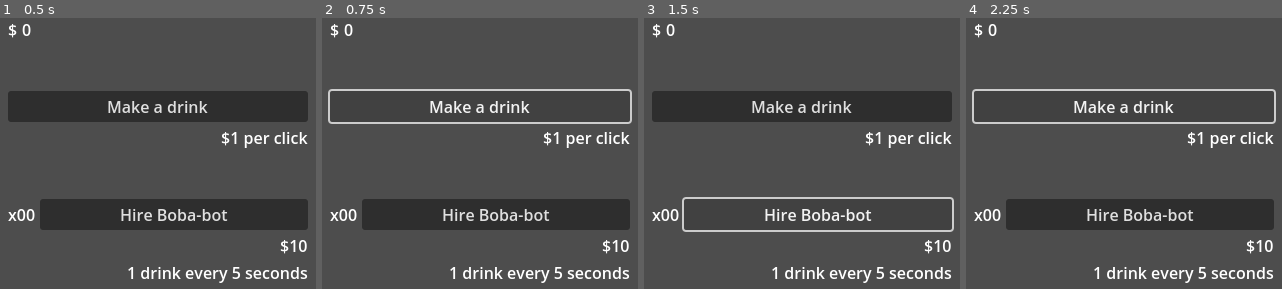
Above: before the commit, frames 1-4 (left to right).
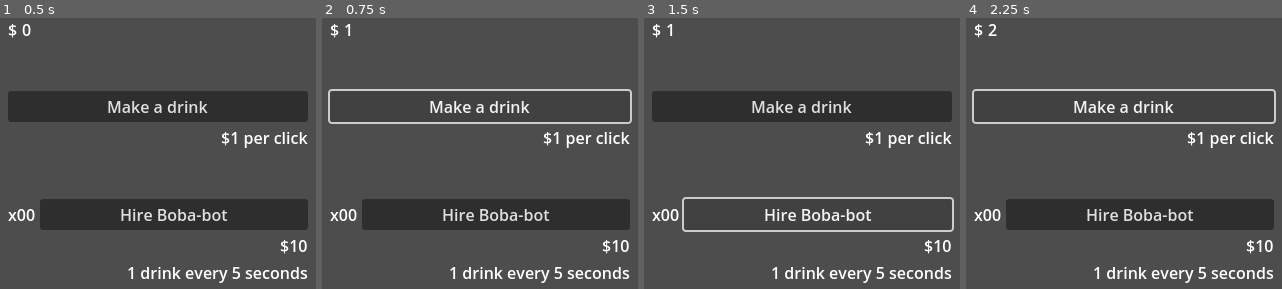
Above: after the commit, the same moments.

Repository: prutmongkol/simple-clicker
Game: Godot game, scene res://main.tscn
The game is run twice, just before and just after one commit, with the same random seed, the same clock (stepped at 60 frames per second) and the same inputs. The project has no main scene, so this scene is started directly.
Inputs:
- Up to frame 1 (0.5 s): no input
- Up to frame 2 (0.75 s): click "Make a drink" at 0.5 s
- Up to frame 3 (1.5 s): click "Hire Boba-bot" at 1.25 s
- Up to frame 4 (2.25 s): click "Make a drink" at 2 s

Frame 1 is identical in both runs. In frame 2, less than 0.1% of the frame differs, in the area x 6-10%, y 2-7%; in frame 3, less than 0.1%; in frame 4, less than 0.1%.

Commit message:
add making boba on click

Diff:
--- /dev/null
+++ b/main.gd
@@ -0,0 +1,19 @@
+extends Control
+
+@onready var money_label: Label = %MoneyLabel
+@onready var make_a_drink_button: Button = %MakeADrinkButton
+
+@export var money = 0
+
+# Called when the node enters the scene tree for the first time.
+func _ready() -> void:
+	pass # Replace with function body.
+
+
+# Called every frame. 'delta' is the elapsed time since the previous frame.
+func _process(delta: float) -> void:
+	money_label.text = str(money)
+
+
+func _on_make_a_drink_button_button_up() -> void:
+	money += 1
--- a/main.tscn
+++ b/main.tscn
@@ -1,8 +1,11 @@
-[gd_scene format=3 uid="uid://chubhswcrpxef"]
+[gd_scene load_steps=2 format=3 uid="uid://chubhswcrpxef"]
+
+[ext_resource type="Script" path="res://main.gd" id="1_1lbpy"]
 
 [node name="main" type="Control"]
 layout_mode = 3
 anchors_preset = 0
+script = ExtResource("1_1lbpy")
 
 [node name="VBoxContainer" type="VBoxContainer" parent="."]
 layout_mode = 1
@@ -20,7 +23,7 @@
 layout_mode = 2
 text = "$"
 
-[node name="Money" type="Label" parent="VBoxContainer/MoneyContainer"]
+[node name="MoneyLabel" type="Label" parent="VBoxContainer/MoneyContainer"]
 unique_name_in_owner = true
 layout_mode = 2
 size_flags_vertical = 1
@@ -65,3 +68,5 @@
 layout_mode = 2
 text = "1 drink every 5 seconds"
 horizontal_alignment = 2
+
+[connection signal="button_up" from="VBoxContainer/MakeADrinkContainer/MakeADrinkButton" to="." method="_on_make_a_drink_button_button_up"]
